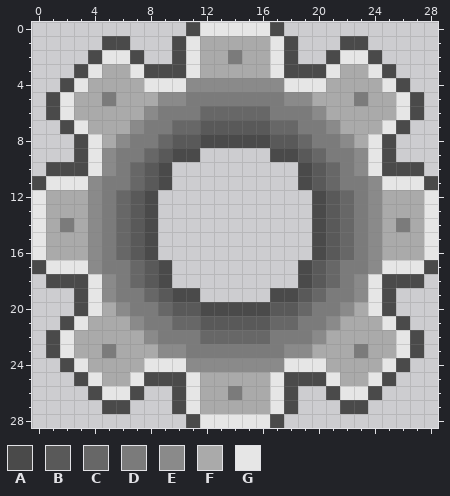
File history of a pixel-art file, ADHD/Assets/Sprites/Buttons and labels/GearButton.aseprite. The first picture shows the starting point.
29x29 pixels, 1 frame.
Palette (. is transparent): A #4a4a4a  B #595959  C #676767  D #7b7b7b  E #8a8a8a  F #aaaaaa  G #e6e6e6
Pixels before, first column x 0:
 0 ...........AGGGGGA...........
 1 .....AA...AGFFFFFGA...AA.....
 2 ....AGGA..AGFFDFFGA..AGGA....
 3 ...AGFFGAAAGFFFFFGAAAGFFGA...
 4 ..AGFFFFGGGEEEEEEEGGGFFFFGA..
 5 .AGFFDFFFEEDDDDDDDEEFFFDFFGA.
 6 .AGFFFFFEDDDCCCCCDDDEFFFFFGA.
 7 ..AGFFFEDDCCBBBBBCCDDEFFFGA..
 8 ...AGFEDDCBBAAAAABBCDDEFGA...
 9 ...AGEDDCBAA.....AABCDDEGA...
10 .AAAGEDCBA.........ABCDEGAAA.
11 AGGGEDDCBA.........ABCDDEGGGA
12 GFFFEDCBA...........ABCDEFFFG
13 GFFFEDCBA...........ABCDEFFFG
14 GFDFEDCBA...........ABCDEFDFG
15 GFFFEDCBA...........ABCDEFFFG
16 GFFFEDCBA...........ABCDEFFFG
17 AGGGEDDCBA.........ABCDDEGGGA
18 .AAAGEDCBA.........ABCDEGAAA.
19 ...AGEDDCBAA.....AABCDDEGA...
20 ...AGFEDDCBBAAAAABBCDDEFGA...
21 ..AGFFFEDDCCBBBBBCCDDEFFFGA..
22 .AGFFFFFEDDDCCCCCDDDEFFFFFGA.
23 .AGFFDFFFEEDDDDDDDEEFFFDFFGA.
24 ..AGFFFFGGGEEEEEEEGGGFFFFGA..
25 ...AGFFGAAAGFFFFFGAAAGFFGA...
26 ....AGGA..AGFFDFFGA..AGGA....
27 .....AA...AGFFFFFGA...AA.....
28 ...........AGGGGGA...........
The result:
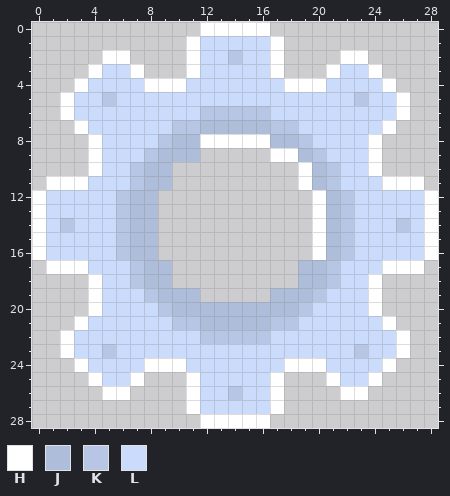
Colours new in this view: H #ffffff  J #aebdda  K #b7c6e5  L #cbdbfc
Changes in this commit:
Changed rows in their new state; - is an unchanged pixel.
first column x 0:
 0 -----------.HHHHH.-----------
 1 -----..---.HLLLLLH.---..-----
 2 ----.HH.--.HLLKLLH.--.HH.----
 3 ---.HLLH...HLLLLLH...HLLH.---
 4 --.HLLLLHHHLLLLLLLHHHLLLLH.--
 5 -.HLLKLLLLLLLLLLLLLLLLLKLLH.-
 6 -.HLLLLLLLLLKKKKKLLLLLLLLLH.-
 7 --.HLLLLLLKKJJJJJKKLLLLLLH.--
 8 ---.HLLLLKJJHHHHHJJKLLLLH.---
 9 ---.HLLLKJJJ-----HHJKLLLH.---
10 -...HLLKJJ---------HJKLLH...-
11 .HHHLLLKJJ---------HJKLLLHHH.
12 HLLLLLKJJ-----------HJKLLLLLH
13 HLLLLLKJJ-----------HJKLLLLLH
14 HLKLLLKJJ-----------HJKLLLKLH
15 HLLLLLKJJ-----------HJKLLLLLH
16 HLLLLLKJJ-----------HJKLLLLLH
17 .HHHLLLKJJ---------JJKLLLHHH.
18 -...HLLKJJ---------JJKLLH...-
19 ---.HLLLKJJJ-----JJJKLLLH.---
20 ---.HLLLLKJJJJJJJJJKLLLLH.---
21 --.HLLLLLLKKJJJJJKKLLLLLLH.--
22 -.HLLLLLLLLLKKKKKLLLLLLLLLH.-
23 -.HLLKLLLLLLLLLLLLLLLLLKLLH.-
24 --.HLLLLHHHLLLLLLLHHHLLLLH.--
25 ---.HLLH...HLLLLLH...HLLH.---
26 ----.HH.--.HLLKLLH.--.HH.----
27 -----..---.HLLLLLH.---..-----
28 -----------.HHHHH.-----------
